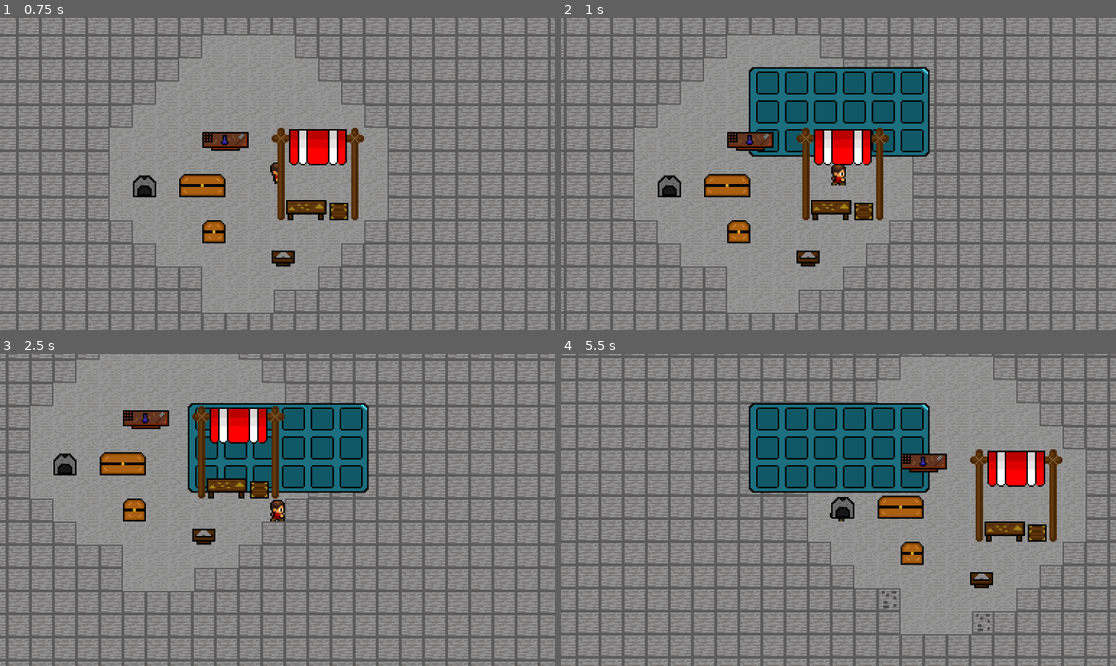
Above: before the commit, frames 1-4 (two rows, left to right).
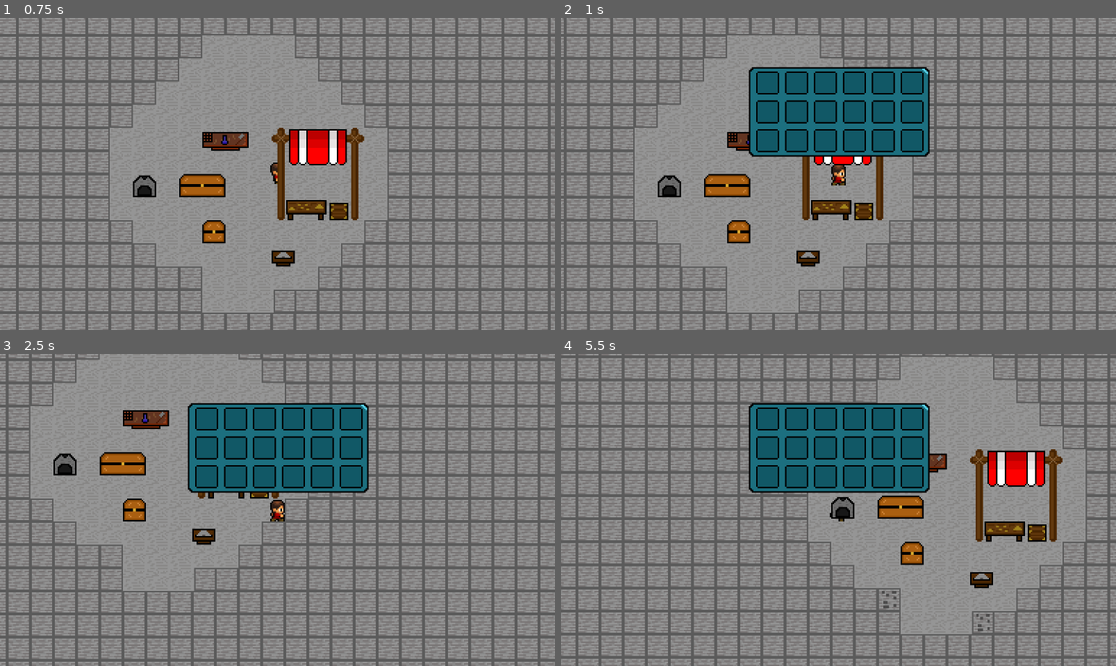
Above: after the commit, the same moments.

Repository: CaveManProject/Project_CaveMan
Game: Godot game, scene res://scene/world.tscn
The game is run twice, just before and just after one commit, with the same random seed, the same clock (stepped at 60 frames per second) and the same inputs.
Inputs:
- Up to frame 1 (0.75 s): tap Enter at 0.5 s; hold D (right) from 0.53 s (still down); tap E (e) at 0.6 s
- Up to frame 2 (1 s): keep holding D (right); tap I (i) at 0.8 s
- Up to frame 3 (2.5 s): release D (right) at 1.28 s; hold S (down) 1.28-2.03 s; tap I (i) at 1.35, 2.3 s; tap E (e) at 1.55, 2.1 s; hold D (right) from 2.03 s (still down)
- Up to frame 4 (5.5 s): release D (right) at 2.78 s; hold W (up) 2.78-3.53 s; tap I (i) at 2.85, 3.8, 4.35, 5.3 s; tap E (e) at 3.05, 3.6, 4.55, 5.1 s; hold A (left) 3.53-5.03 s; hold S (down) from 5.03 s (still down)

Frame 1 is identical in both runs. In frame 2, 1.5% of the frame differs, in the area x 33-60%, y 35-45%; in frame 3, 2.4%, in the area x 34-52%, y 16-45%; in frame 4, 0.3%.

Commit message:
Inventory visibility fix
Opravil som aby sa zobrazoval inventár on top všetkého

Diff:
--- a/Game/Script/Inv_UI.gd
+++ b/Game/Script/Inv_UI.gd
@@ -6,6 +6,7 @@
 var is_open = false
 
 func _ready():
+	z_index = 100
 	inv.update.connect(update_slots)
 	update_slots()
 	close()
--- a/Game/scene/player.tscn
+++ b/Game/scene/player.tscn
@@ -632,7 +632,15 @@
 limit_bottom = 1022
 
 [node name="Inv_UI" parent="." instance=ExtResource("3_rwtuj")]
+process_priority = 1
 offset_left = -63.0
 offset_top = -74.0
 offset_right = 63.0
 offset_bottom = -12.0
+
+[node name="RichTextLabel" type="RichTextLabel" parent="Inv_UI"]
+layout_mode = 0
+offset_left = 127.0
+offset_top = 1.0
+offset_right = 181.0
+offset_bottom = 62.0
